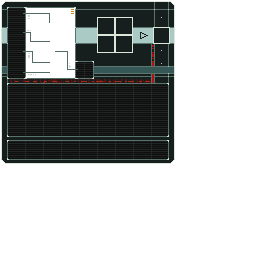
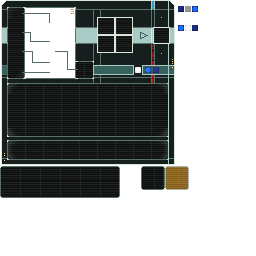
Comparing the layer stacks of the two w=256, h=256 images. Changes:
showed "Layer #1" over [8, 8, 170, 159]
added layer "Layer #4" above "Layer #5" over [178, 6, 198, 31]
added layer "Layer #5" (94%) above "Layer copy #1" over [98, 18, 169, 52]
added layer "Layer copy #1" (94%) above "Layer copy" over [0, 0, 189, 198]
hid "Layer copy", painted on it over [0, 0, 189, 198]
